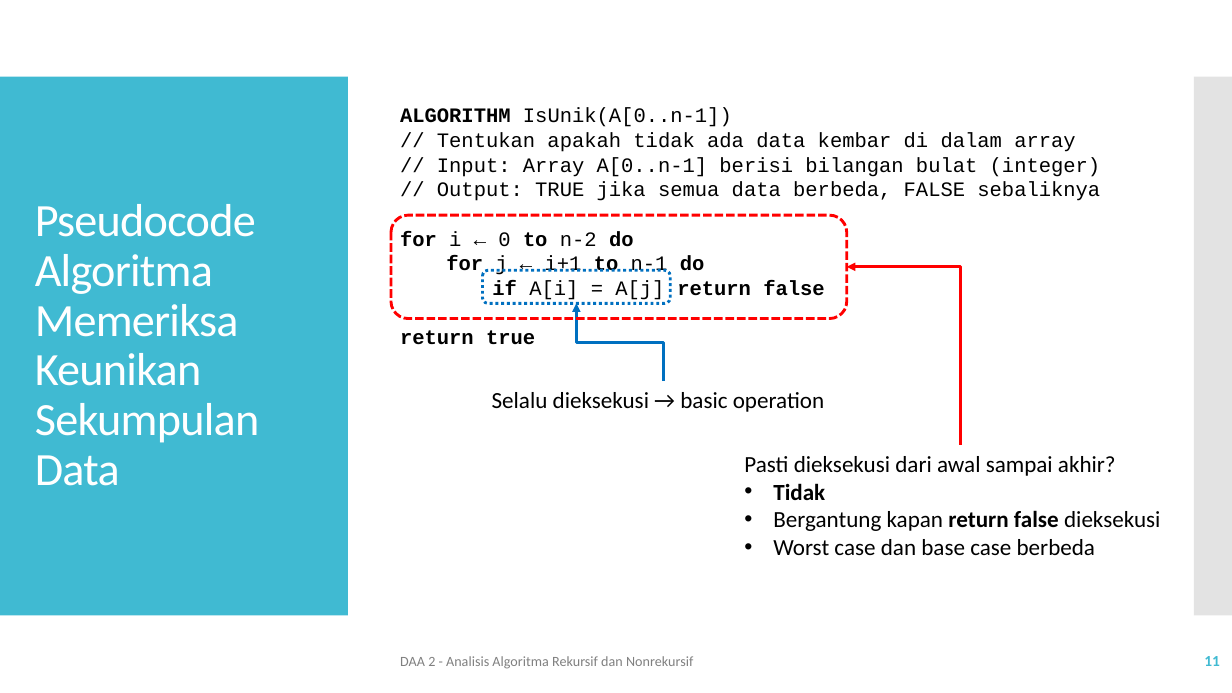
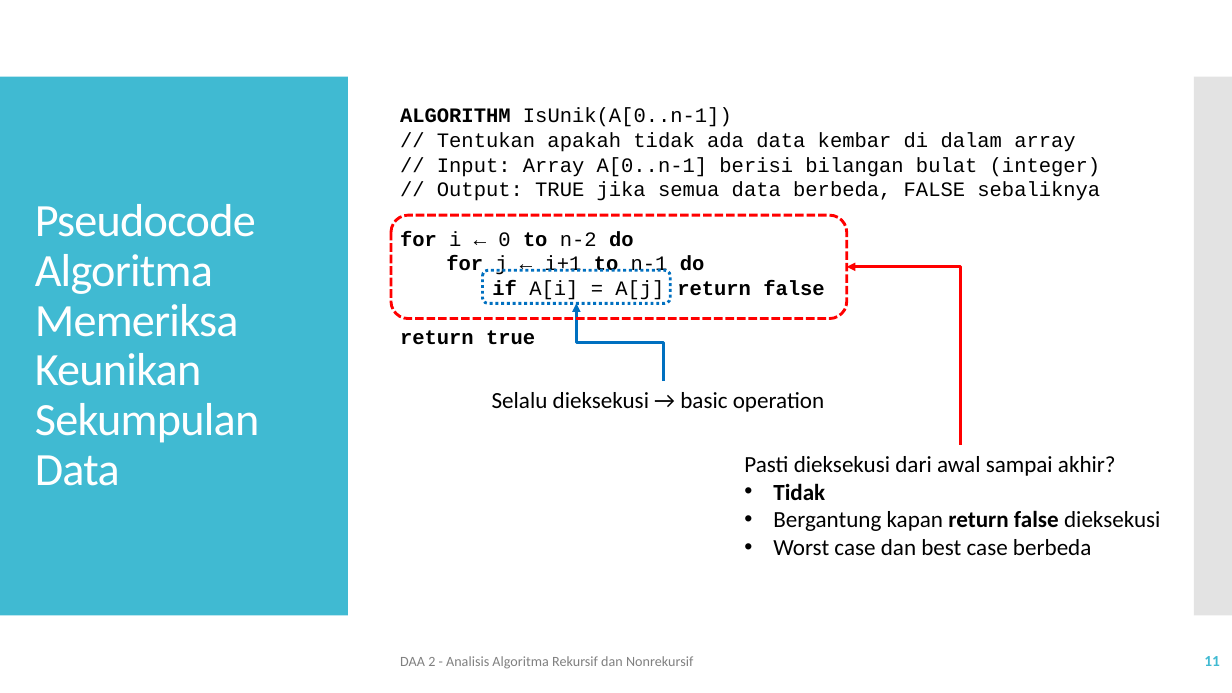
Before and after one commit to ksatria/MK-DAA, a slide deck: slide 11 of PPT/DAA 2 - Analisis Algoritma Rekursif dan Nonrekursif.pptx. Drawn at 1232x693 pixels with LibreOffice and Linux fonts; fonts in the diff are those of the drawing. Boxes give left, top, right and bottom in pixels: in the first picture for what was removed or moved away, otherwise in the second. Text is boxed around its words. In the diff, an @@ line names an element or a change of style, - is before the commit and + after.

Commit message:
Edit PPT 2 - Correcting typo

```diff
--- a/PPT/DAA 2 - Analisis Algoritma Rekursif dan Nonrekursif.pptx
+++ b/PPT/DAA 2 - Analisis Algoritma Rekursif dan Nonrekursif.pptx
@@ text at <box>773,539,1091,555</box>: text changed @@
-• Worst case dan base case berbeda
+• Worst case dan best case berbeda
```
Also in this commit, not shown: 2 other slides changed.
